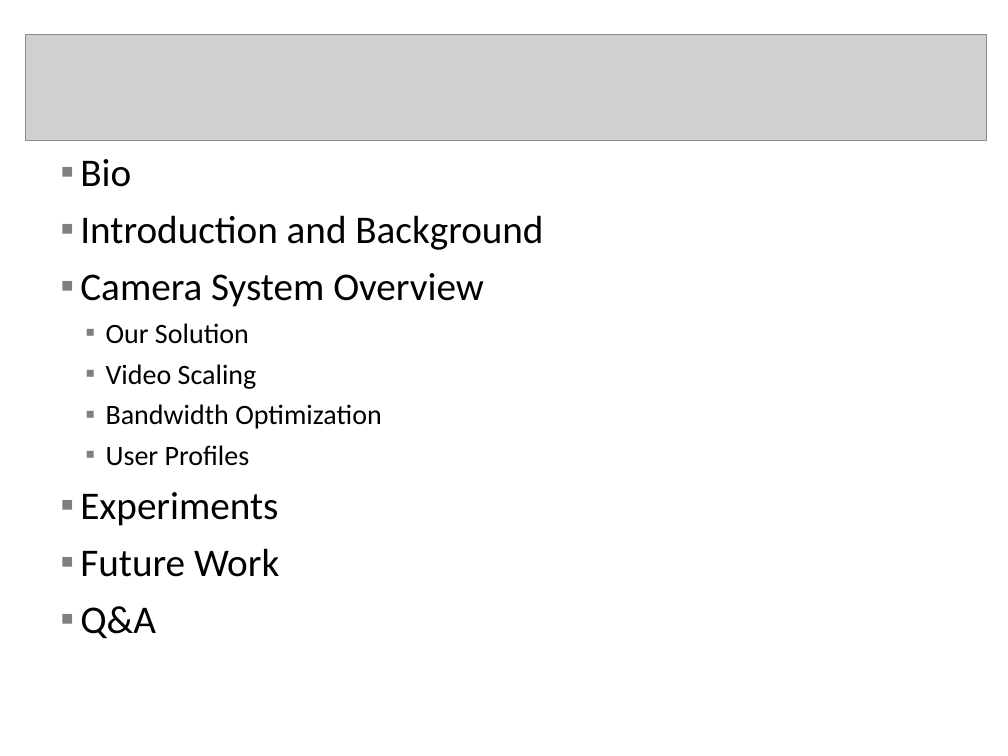
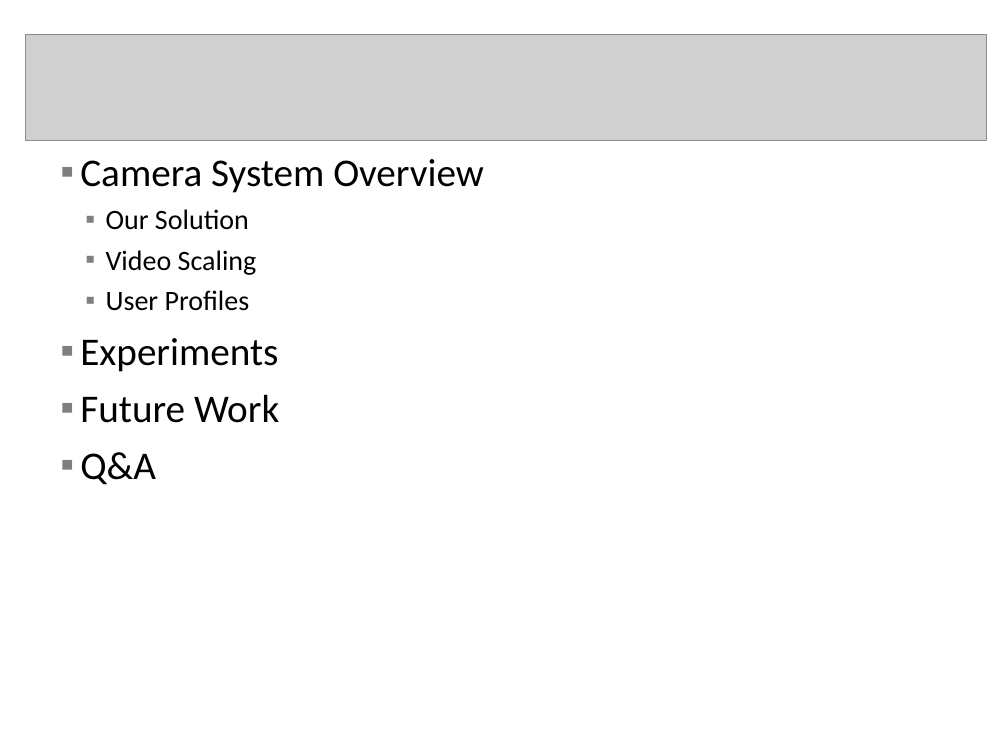
Before and after one commit to mocalab/ScalableVideo, a slide deck: slide 4 of Dustin/OriginalWork/CameraSystemPaper/Camera System Presentation (name TBD).ppt (slide 2 before the commit). Drawn at 1008x756 pixels with LibreOffice and Linux fonts; fonts in the diff are those of the drawing; grey boxes stand for pictures; background and template pictures are left out. Boxes give left, top, right and bottom in pixels: in the first picture for what was removed or moved away, otherwise in the second. Text is boxed around its words. In the diff, an @@ line names an element or a change of style, - is before the commit and + after.

```diff
--- a/Dustin/OriginalWork/CameraSystemPaper/Camera System Presentation (name TBD).ppt
+++ b/Dustin/OriginalWork/CameraSystemPaper/Camera System Presentation (name TBD).ppt
@@ text at [80,159,543,250]: paragraphs removed @@
-▪ Bio
-▪ Introduction and Background
@@ text at [106,404,382,429]: paragraph removed @@
-  ▪ Bandwidth Optimization
```
Also in this commit, not shown: 6 other slides changed, 1 slide removed, 6 other files.
